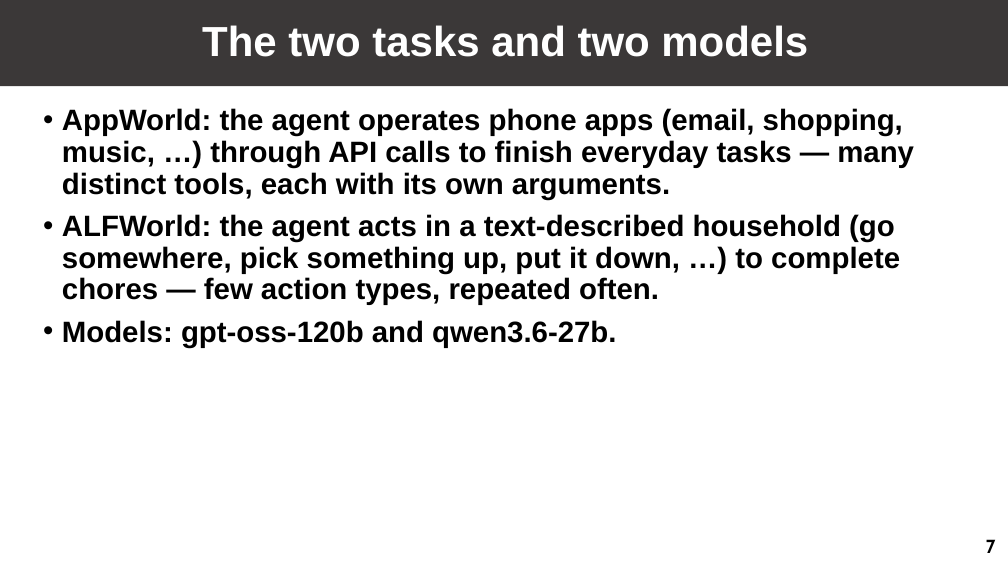
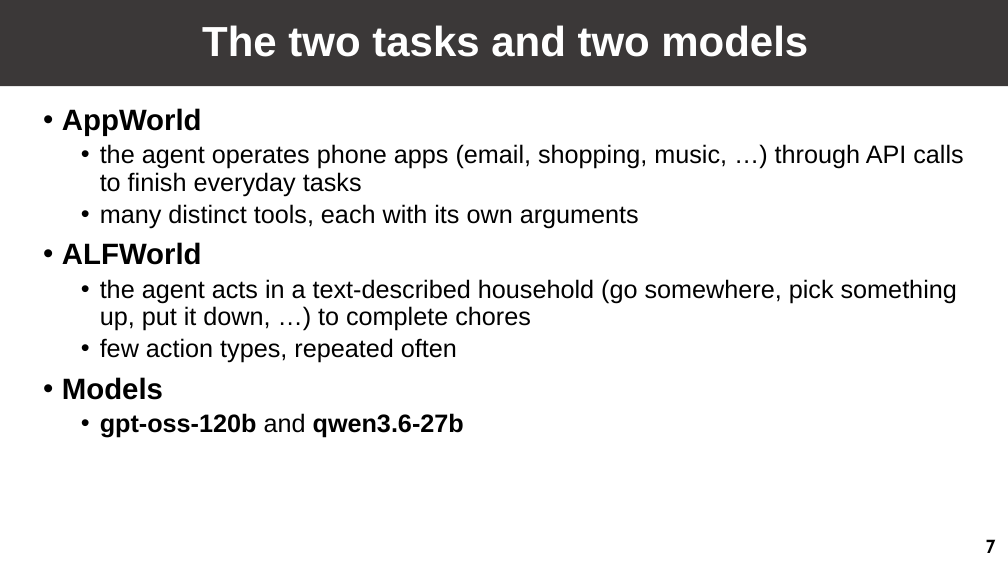
Before and after one commit to GuoYibo233/probe-agent, a slide deck: slide 8 of talks/20260809/slides.pptx. Drawn at 1008x567 pixels with LibreOffice and Linux fonts; fonts in the diff are those of the drawing. Boxes give left, top, right and bottom in pixels: in the first picture for what was removed or moved away, otherwise in the second. Text is boxed around its words. In the diff, an @@ line names an element or a change of style, - is before the commit and + after.

```diff
--- a/talks/20260809/slides.pptx
+++ b/talks/20260809/slides.pptx
@@ text at box(62, 108, 963, 438): text changed; size 28 to 24 pt; bold off @@
-• AppWorld: the agent operates phone apps (email, shopping, music, …) through API calls to finish everyday tasks — many distinct tools, each with its own arguments.
-• ALFWorld: the agent acts in a text-described household (go somewhere, pick something up, put it down, …) to complete chores — few action types, repeated often.
-• Models: gpt-oss-120b and qwen3.6-27b.
+• AppWorld
+  • the agent operates phone apps (email, shopping, music, …) through API calls to finish everyday tasks
+  • many distinct tools, each with its own arguments
+• ALFWorld
+  • the agent acts in a text-described household (go somewhere, pick something up, put it down, …) to complete chores
+  • few action types, repeated often
+• Models
+  • gpt-oss-120b and qwen3.6-27b
```
Also in this commit, not shown: 12 other slides changed, 16 other files.
